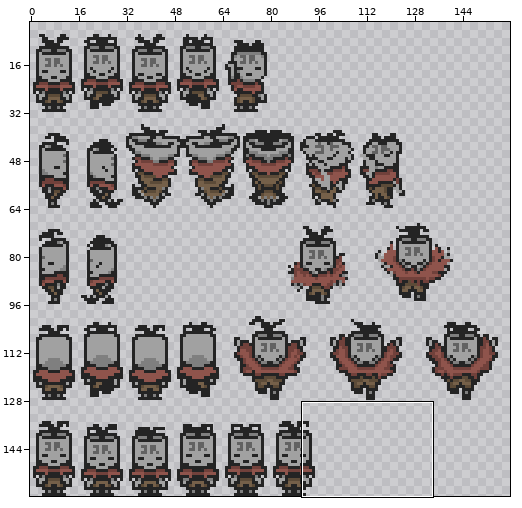
Sprite sheet: assets/sprite/characters/jr/jrspritesheet.png. The first picture is a wide view before the edit; the outline marks the close-up.
Close-up. As it was:
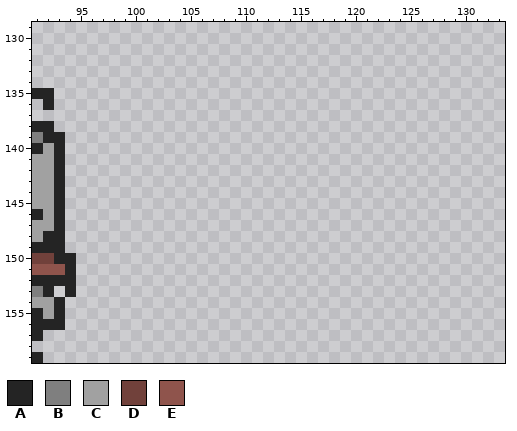
The file is 160x160 pixels. Shown: x 91..133, y 129..159. The wide view leaves out empty margins.
Palette (. is transparent): A #242424  B #7f7f7f  C #a1a1a1  D #71413b  E #8f544c
Pixels before, first column x 91:
135 AA..
136 .A..
137 ....
138 AA..
139 BAA.
140 ACA.
141 CCA.
142 CCA.
143 CCA.
144 CCA.
145 CCA.
146 ACA.
147 CCA.
148 CAA.
149 AAA.
150 DDAA
151 EEEA
152 AAAA
153 BA.A
154 CCA.
155 ACA.
156 AAA.
157 A...
158 ....
159 A...
The result:
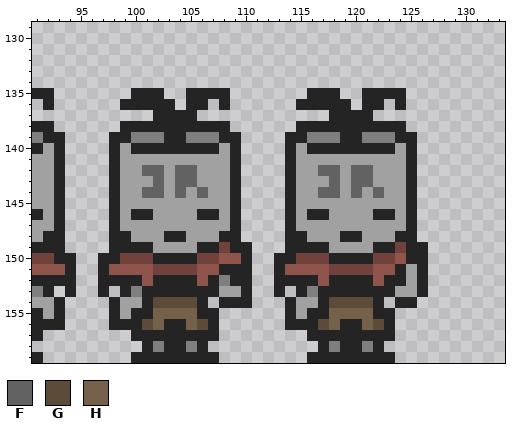
Colours new in this view: F #626262  G #5c4b38  H #756049
The edit:
Changed rows in their new state; - is an unchanged pixel.
first column x 97:
135 ---AAA--AAAA-------AAA--AAAA--
136 --AAAAA-AA-A------AAAAA-AA-A--
137 -----AAAA------------AAAA-----
138 --AAAAAAAAAA------AAAAAAAAAA--
139 -AABBBAABBBAA----AABBBAABBBAA-
140 -ACAAAAAAAACA----ACAAAAAAAACA-
141 -ACCCCCCCCCCA----ACCCCCCCCCCA-
142 -ACCFFCFFCCCA----ACCFFCFFCCCA-
143 -ACCCFCFFCCCA----ACCCFCFFCCCA-
144 -ACCFFCFCFCCA----ACCFFCFCFCCA-
145 -ACCCCCCCCCCA----ACCCCCCCCCCA-
146 -ACAACCCCAACA----ACAACCCCAACA-
147 -ACCCCCCCCCCA----ACCCCCCCCCCA-
148 -AACCCAACCCAA----AACCCAACCCAA-
149 -AAAACCCCAADAA---AAAACCCCAADAA
150 AADDDAAAADDEEA--AADDDAAAADDEAA
151 AEEEEDDDDEEAAA--AEEEEDDDDEEACA
152 AAAAEAAAAEABAA--AAAAEAAAAEAACA
153 A-ABAAAAAAACCA--A-ABAAAAAAACCA
154 -ACCAGGGGA-AAA---ACCAGGGGA-AA-
155 -ACAAHHHHAA------ACAAHHHHAA---
156 -AAAGHAAHGA------AAAGHAAHGA---
157 ---AAAAAAAA--------AAAAAAAA---
158 ----ABAABA----------ABAABA----
159 ---AAAAAAAA--------AAAAAAAA---
